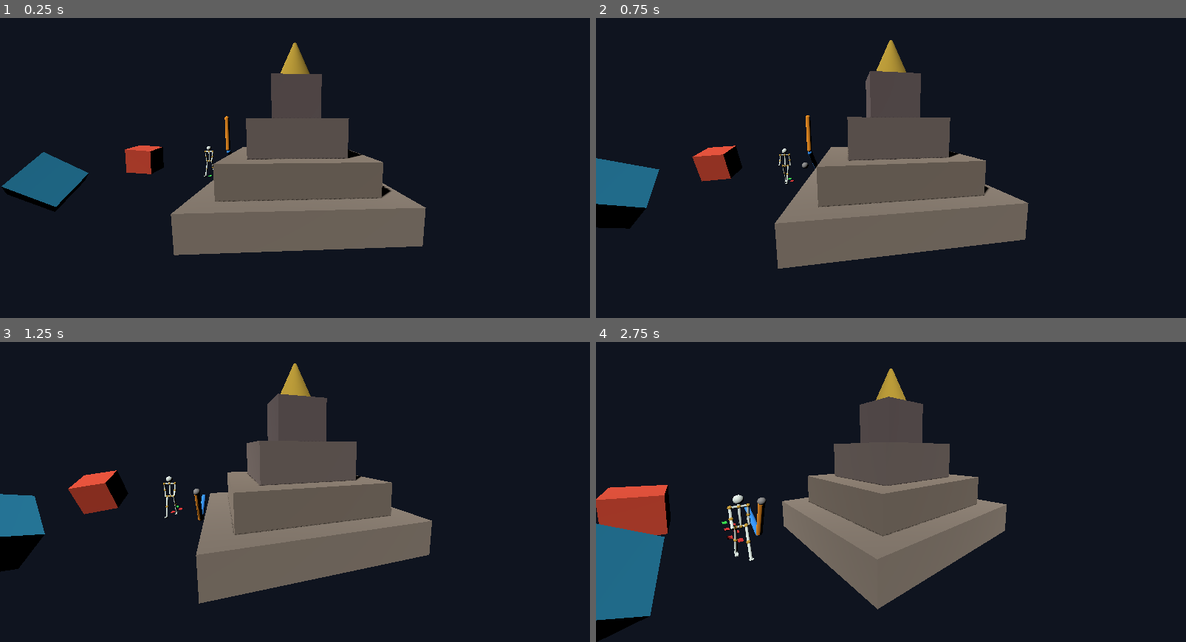
Above: before the commit, frames 1-4 (two rows, left to right).
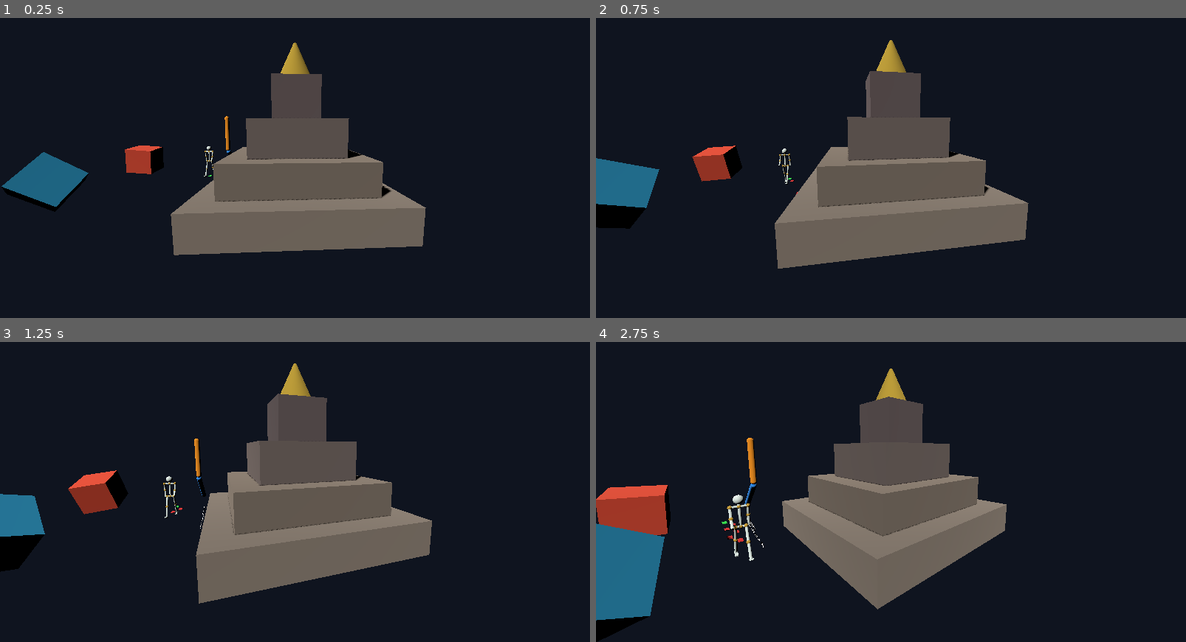
Above: after the commit, the same moments.

Repository: ZackyMaulana912/grafkom-pixel-to-reality
Game: Godot game, scene res://scenes/Main.tscn
Same seed, same stepped clock (60 frames per second), same inputs: the game is played once before the commit and once after it.
Inputs:
- Up to frame 1 (0.25 s): no input
- Up to frame 2 (0.75 s): tap Enter at 0.5 s; tap U at 0.6 s
- Up to frame 3 (1.25 s): tap Space at 0.77, 0.8, 1.07 s
- Up to frame 4 (2.75 s): tap Space at 1.35, 1.52, 1.82, 2.3 s; tap U at 1.55, 2.1 s

Frame 1 is identical in both runs. In frame 2, 0.2% of the frame differs, in the area x 33-38%, y 32-59%; in frame 3, 0.3%; in frame 4, 0.5%, in the area x 25-29%, y 31-69%.

Commit message:
Lengan di Godot sekarang mencetak angkanya dan cocok dengan perhitungan Python, memberi tanda merah kalau target di luar jangkauan, dan terbukti bahwa kubus gimbal lock dari dosen sebenarnya tidak terkunci

Diff:
--- a/Module4/Source/godot_project/scripts/arm_kinematics.gd
+++ b/Module4/Source/godot_project/scripts/arm_kinematics.gd
@@ -2,23 +2,31 @@
 extends Node3D
 ## Module 4 -- forward & inverse kinematics for a 2-bone planar arm.
 ## (@tool: the arm and its IK target are also drawn in the editor.)
-## Mirrors code/Module4/fk.py and ik.py exactly (same formulas, same running
-## example numbers) so the two can be cross-checked by hand.
+## Same convention and formulas as Source/fk.py and ik.py (local angles in
+## degrees, theta1 from +x, theta2 from the upper arm), so the numbers printed
+## here can be compared with the Python output line by line.
 ##
-## Controls (when run in the Godot editor / an exported build):
-##   [Space] toggles between the FK pose (shoulder=30 deg, elbow=60 deg)
-##   and the IK pose (solved so the hand reaches ik_target).
+## Controls while playing:
+##   [Space] toggles the FK pose (shoulder 30 deg, elbow 60 deg) and the IK pose.
+##   [U]     moves the IK target out of reach and back, to show the warning.
 
 @export var shoulder_length: float = 3.0
 @export var elbow_length: float = 2.0
 @export var shoulder_angle_deg: float = 30.0
 @export var elbow_angle_deg: float = 60.0
 @export var ik_target: Vector3 = Vector3(4, 1, 0)
+@export var unreachable_target: Vector3 = Vector3(5.5, 0, 0)
+
+const REACH_COLOR := Color(0.2, 0.85, 0.3)
+const NO_REACH_COLOR := Color(0.95, 0.15, 0.15)
 
 var _shoulder_mesh: MeshInstance3D
 var _elbow_mesh: MeshInstance3D
 var _target_mesh: MeshInstance3D
+var _target_mat: StandardMaterial3D
+var _label: Label3D
 var _use_ik := false
+var _target := Vector3.ZERO
 
 
 func _ready() -> void:
@@ -32,10 +40,20 @@
 	sphere.radius = 0.15
 	sphere.height = 0.3
 	_target_mesh.mesh = sphere
-	_target_mesh.position = ik_target
+	_target_mat = StandardMaterial3D.new()
+	_target_mesh.material_override = _target_mat
 	add_child(_target_mesh)
 
-	_apply_fk(shoulder_angle_deg, elbow_angle_deg)
+	_label = Label3D.new()
+	_label.position = Vector3(0, -0.8, 0)
+	_label.pixel_size = 0.006
+	_label.horizontal_alignment = HORIZONTAL_ALIGNMENT_LEFT
+	add_child(_label)
+
+	_target = ik_target
+	_show_fk()
+	if not Engine.is_editor_hint():
+		_print_check()
 
 
 func _make_bone(length: float, color: Color) -> MeshInstance3D:
@@ -52,53 +70,104 @@
 
 func _unhandled_input(event: InputEvent) -> void:
 	if Engine.is_editor_hint():
-		return  # the Space toggle is for the running game, not the editor
-	if event is InputEventKey and event.pressed and event.keycode == KEY_SPACE:
+		return  # the toggles are for the running game, not the editor
+	if not (event is InputEventKey and event.pressed and not event.echo):
+		return
+	if event.keycode == KEY_SPACE:
 		_use_ik = not _use_ik
-		if _use_ik:
-			var angles := solve_two_bone_ik(shoulder_length, elbow_length, Vector2(ik_target.x, ik_target.y))
-			_apply_fk(angles.x, angles.y)
-		else:
-			_apply_fk(shoulder_angle_deg, elbow_angle_deg)
+	elif event.keycode == KEY_U:
+		_target = unreachable_target if _target == ik_target else ik_target
+		_use_ik = true
+	else:
+		return
+	if _use_ik:
+		_show_ik()
+	else:
+		_show_fk()
 
 
-## Same convention as fk.py: local_angle is relative to the parent link.
-func _apply_fk(local_angle_1_deg: float, local_angle_2_deg: float) -> void:
-	var global1 := local_angle_1_deg
-	var global2 := global1 + local_angle_2_deg
+## Joint positions [elbow_x, elbow_y, hand_x, hand_y] for local angles, as in fk.py.
+## Plain floats (64-bit in GDScript); Vector2/Vector3 would round to 32-bit.
+func forward(local_1_deg: float, local_2_deg: float) -> PackedFloat64Array:
+	var g1 := deg_to_rad(local_1_deg)
+	var g2 := deg_to_rad(local_1_deg + local_2_deg)
+	var ex := shoulder_length * cos(g1)
+	var ey := shoulder_length * sin(g1)
+	return PackedFloat64Array([ex, ey, ex + elbow_length * cos(g2), ey + elbow_length * sin(g2)])
 
-	var rad1 := deg_to_rad(global1)
-	var elbow_pos := Vector3(shoulder_length * cos(rad1), shoulder_length * sin(rad1), 0)
 
-	var rad2 := deg_to_rad(global2)
-	var hand_pos := elbow_pos + Vector3(elbow_length * cos(rad2), elbow_length * sin(rad2), 0)
+## True when |l1 - l2| <= d <= l1 + l2 (the check ik.py raises UnreachableTarget on).
+func is_reachable(tx: float, ty: float) -> bool:
+	var d := sqrt(tx * tx + ty * ty)
+	return absf(shoulder_length - elbow_length) <= d and d <= shoulder_length + elbow_length
 
-	# Capsules are authored along +Y; rotate so each points from its start
-	# joint to its end joint, and position it at the segment midpoint.
-	_place_bone(_shoulder_mesh, Vector3.ZERO, elbow_pos)
-	_place_bone(_elbow_mesh, elbow_pos, hand_pos)
+
+## Analytic 2-bone IK, same formula as ik.py. Only call it for reachable targets:
+## the clamp below is for float rounding, not for reach.
+func solve_two_bone_ik(l1: float, l2: float, tx: float, ty: float) -> PackedFloat64Array:
+	var d := sqrt(tx * tx + ty * ty)
+	var cos_alpha := clampf((l1 * l1 + l2 * l2 - d * d) / (2.0 * l1 * l2), -1.0, 1.0)
+	var theta2 := 180.0 - rad_to_deg(acos(cos_alpha))
+	var t2 := deg_to_rad(theta2)
+	var reach_dir := rad_to_deg(atan2(l2 * sin(t2), l1 + l2 * cos(t2)))
+	return PackedFloat64Array([rad_to_deg(atan2(ty, tx)) - reach_dir, theta2])
+
+
+func _show_fk() -> void:
+	_target_mesh.visible = false
+	var j := forward(shoulder_angle_deg, elbow_angle_deg)
+	_pose(j)
+	_label.modulate = Color.WHITE
+	_label.text = "FK  lokal %.1f / %.1f deg\nsiku (%.3f, %.3f)  tangan (%.3f, %.3f)" % [
+		shoulder_angle_deg, elbow_angle_deg, j[0], j[1], j[2], j[3]]
+
+
+func _show_ik() -> void:
+	var tx := float(_target.x)
+	var ty := float(_target.y)
+	_target_mesh.visible = true
+	_target_mesh.position = _target
+	if is_reachable(tx, ty):
+		var a := solve_two_bone_ik(shoulder_length, elbow_length, tx, ty)
+		var j := forward(a[0], a[1])
+		_pose(j)
+		_target_mat.albedo_color = REACH_COLOR
+		_label.modulate = Color.WHITE
+		_label.text = "IK  theta1 %.2f  theta2 %.2f deg\nsiku (%.3f, %.3f)  tangan (%.3f, %.3f)" % [
+			a[0], a[1], j[0], j[1], j[2], j[3]]
+	else:
+		# Not clamped silently: the arm points straight at the target and says why it stops short.
+		_pose(forward(rad_to_deg(atan2(ty, tx)), 0.0))
+		_target_mat.albedo_color = NO_REACH_COLOR
+		_label.modulate = NO_REACH_COLOR
+		_label.text = "IK  TARGET DI LUAR JANGKAUAN\nd = %.3f, batas [%.3f, %.3f]" % [
+			sqrt(tx * tx + ty * ty), absf(shoulder_length - elbow_length), shoulder_length + elbow_length]
+
+
+func _pose(j: PackedFloat64Array) -> void:
+	var elbow := Vector3(j[0], j[1], 0)
+	var hand := Vector3(j[2], j[3], 0)
+	# Capsules are authored along +Y; point each from its start joint to its end joint.
+	_place_bone(_shoulder_mesh, Vector3.ZERO, elbow)
+	_place_bone(_elbow_mesh, elbow, hand)
 
 
 func _place_bone(mesh_instance: MeshInstance3D, from: Vector3, to: Vector3) -> void:
-	var mid := (from + to) * 0.5
 	var dir := (to - from).normalized()
-	mesh_instance.position = mid
+	mesh_instance.position = (from + to) * 0.5
 	if dir.length() > 0.0001:
 		mesh_instance.basis = Basis(Quaternion(Vector3.UP, dir))
 
 
-## Analytic 2-bone IK, law of cosines -- identical formula to ik.py.
-func solve_two_bone_ik(l1: float, l2: float, target: Vector2) -> Vector2:
-	var d := target.length()
-	d = clamp(d, abs(l1 - l2) + 1e-6, l1 + l2 - 1e-6)  # clamp instead of raising, for interactive use
-
-	var cos_theta2 := (d * d - l1 * l1 - l2 * l2) / (2.0 * l1 * l2)
-	cos_theta2 = clamp(cos_theta2, -1.0, 1.0)
-	var theta2 := rad_to_deg(acos(cos_theta2))
-
-	var angle_to_target := rad_to_deg(atan2(target.y, target.x))
-	var theta2_rad := deg_to_rad(theta2)
-	var adjust := rad_to_deg(atan2(l2 * sin(theta2_rad), l1 + l2 * cos(theta2_rad)))
-	var theta1 := angle_to_target - adjust
-
-	return Vector2(theta1, theta2)
+## One line per check, parsed by Source/godot_check.py and compared with fk.py / ik.py.
+func _print_check() -> void:
+	var fk := forward(shoulder_angle_deg, elbow_angle_deg)
+	print("ARM_FK local=%.12f,%.12f elbow=%.12f,%.12f hand=%.12f,%.12f" % [
+		shoulder_angle_deg, elbow_angle_deg, fk[0], fk[1], fk[2], fk[3]])
+	var tx := float(ik_target.x)
+	var ty := float(ik_target.y)
+	var a := solve_two_bone_ik(shoulder_length, elbow_length, tx, ty)
+	var ik := forward(a[0], a[1])
+	print("ARM_IK target=%.12f,%.12f theta=%.12f,%.12f hand=%.12f,%.12f" % [tx, ty, a[0], a[1], ik[2], ik[3]])
+	for u in [unreachable_target, Vector3(0.5, 0, 0), ik_target]:
+		print("ARM_REACH target=%.12f,%.12f reachable=%s" % [u.x, u.y, is_reachable(u.x, u.y)])
--- /dev/null
+++ b/Module4/Source/godot_project/tools/cek_basis.gd
@@ -0,0 +1,31 @@
+extends SceneTree
+## Prints the Basis Godot builds from Euler angles, for docs/catatan/fase5-godot-scene.md (T4).
+## Run: $GODOT --headless --path godot_project --script res://tools/cek_basis.gd
+## Each line: case, rotation_order, pitch/yaw/roll in degrees, then the 3 x 3 matrix row by row
+## (row i, column j = basis[j][i], because Basis.x/y/z are the columns).
+
+const CASES := [
+	["yaw90_beda10", Vector3(20, 90, 10)], ["yaw90_beda10", Vector3(15, 90, 5)], ["yaw90_beda10", Vector3(10, 90, 0)],
+	["pitch90_yawminroll", Vector3(90, 20, 10)], ["pitch90_yawminroll", Vector3(90, 15, 5)],
+	["pitch90_yawminroll", Vector3(90, 10, 0)],
+	["acak", Vector3(20, 30, 40)], ["acak", Vector3(-35, 70, 125)],
+]
+
+
+func _init() -> void:
+	var node := Node3D.new()
+	print("CEK rotation_order_default=%d EULER_ORDER_YXZ=%d EULER_ORDER_ZYX=%d" % [
+		node.rotation_order, EULER_ORDER_YXZ, EULER_ORDER_ZYX])
+	for order in [EULER_ORDER_YXZ, EULER_ORDER_ZYX]:
+		node.rotation_order = order
+		for c in CASES:
+			var deg: Vector3 = c[1]
+			node.rotation = Vector3(deg_to_rad(deg.x), deg_to_rad(deg.y), deg_to_rad(deg.z))
+			var b := node.basis
+			var rows := []
+			for i in 3:
+				for j in 3:
+					rows.append("%.9f" % b[j][i])
+			print("BASIS %s order=%d deg=%s,%s,%s m=%s" % [c[0], order, deg.x, deg.y, deg.z, ",".join(rows)])
+	node.free()
+	quit()
Not shown, added: Module4/Source/godot_project/tools/cek_basis.gd.uid
Not shown, added: Module4/Source/godot_check.py
Not shown, changed: Module4/Source/tests.py
Not shown, added: Module4/docs/catatan/fase5-godot-scene.md
